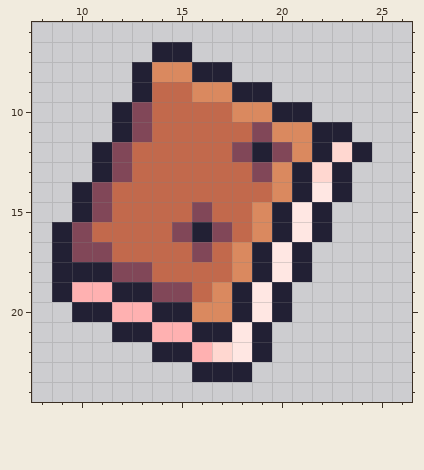
One commit to this pixel-art sprite: Distress diary/sprites/spr_accessories/layers/8352155a-e4a4-4de7-afb3-f7fdad1808a4/f48361bc-48a4-4054-9fdf-de863961228b.png. The first picture shows the starting point.
The file is 64x64 pixels, drawn in blocks of 2x2; one block is one cell here. Shown: x 8..26, y 6..24.
After the commit:
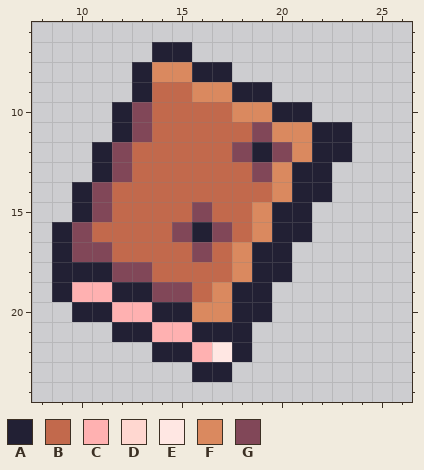
Palette (. is transparent): A #222034  B #c2694c  C #ffb1b1  D #ffd7d0  E #ffe7e3  F #da895f  G #814758
From old to new:
@@ x 15..26 @@
 11 BBBBGFFAA...
-12 BBBGAGFADA..
-13 BBBBGFADA...
-14 BBBBBFAEA...
-15 BGBBFAEA....
-16 GAGBFAEA....
-17 BGBFAEA.....
-18 BBBFAEA.....
-19 GBFAEA......
-20 AFFAEA......
-21 CAAEA.......
-22 ACDEA.......
-23 .AAA........
+12 BBBGAGFAA...
+13 BBBBGFAA....
+14 BBBBBFAA....
+15 BGBBFAA.....
+16 GAGBFAA.....
+17 BGBFAA......
+18 BBBFAA......
+19 GBFAA.......
+20 AFFAA.......
+21 CAAA........
+22 ACEA........
+23 .AA.........
 24 ............
Where, in picture pixels (left, top, right, bottom), the same in both pictures:
changed: (212, 142, 372, 382)
